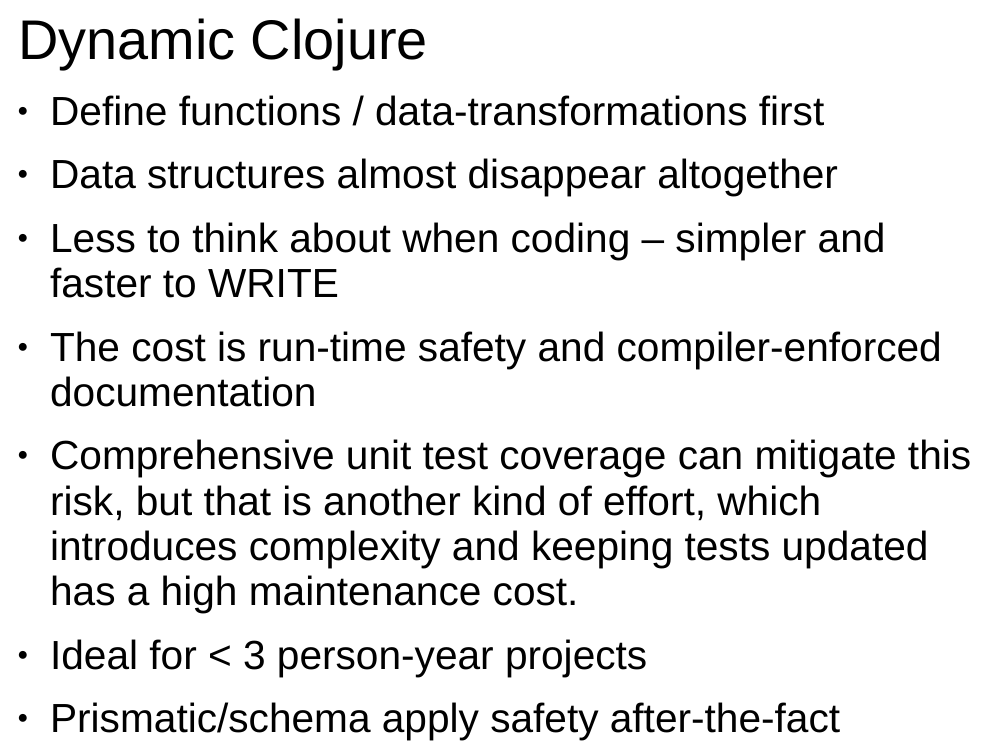
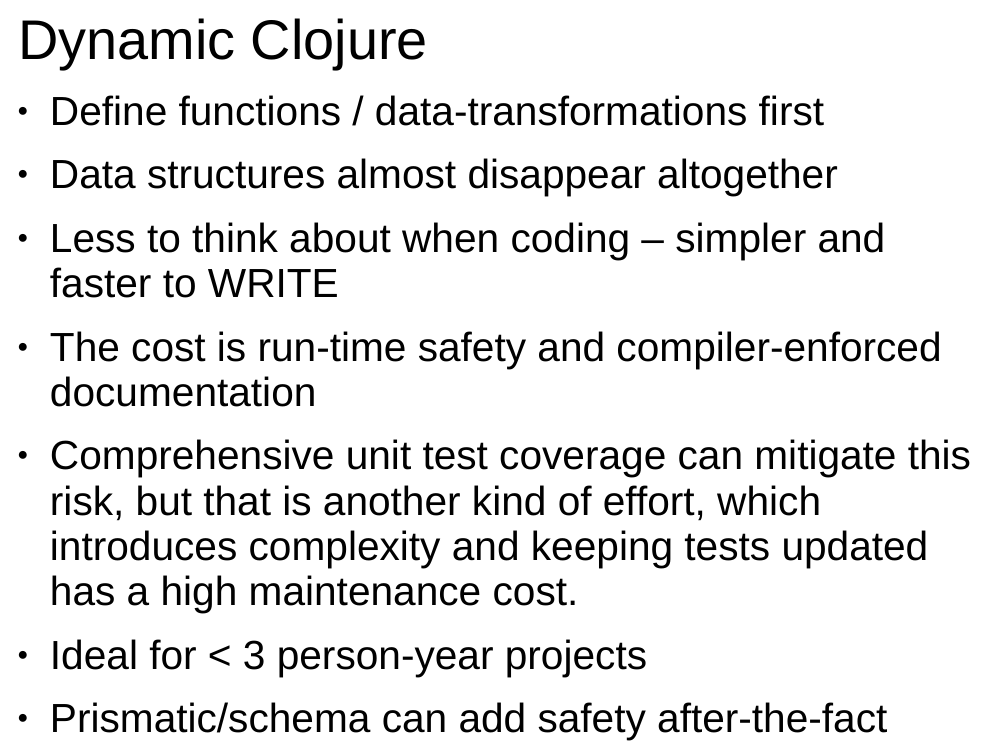
Before and after one commit to GlenKPeterson/refactJavaScalaCloj, a slide deck: slide 23 of typeSafetyJavaScalaCloj.ppt (slide 24 before the commit). Drawn at 1008x756 pixels with LibreOffice and Linux fonts; fonts in the diff are those of the drawing. Boxes give left, top, right and bottom in pixels: in the first picture for what was removed or moved away, otherwise in the second. Text is boxed around its words. In the diff, an @@ line names an element or a change of style, - is before the commit and + after.

```diff
--- a/typeSafetyJavaScalaCloj.ppt
+++ b/typeSafetyJavaScalaCloj.ppt
@@ text at [50, 702, 887, 740]: text changed @@
-● Prismatic/schema apply safety after-the-fact
+● Prismatic/schema can add safety after-the-fact
```
Also in this commit, not shown: 10 other slides changed, 1 slide removed.
